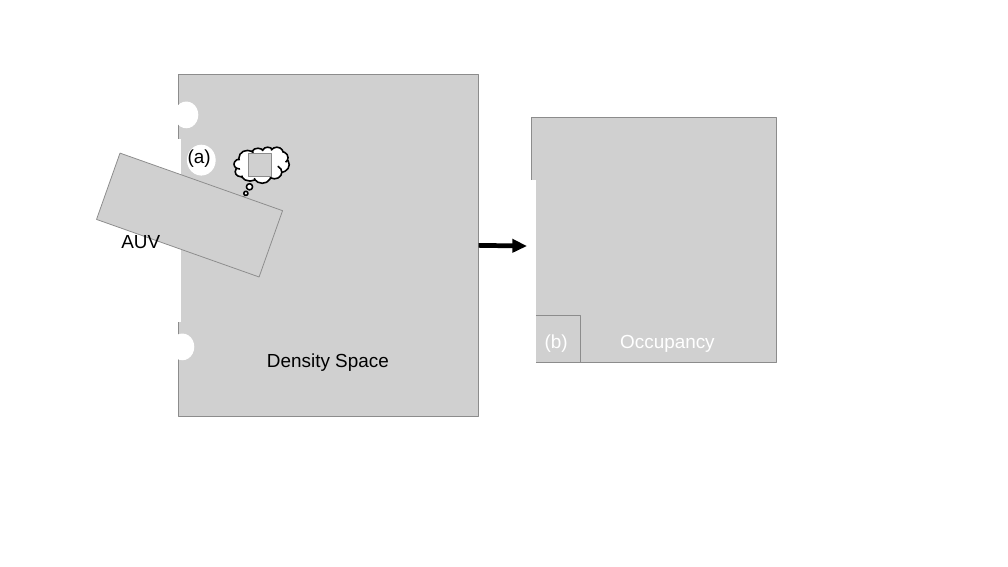
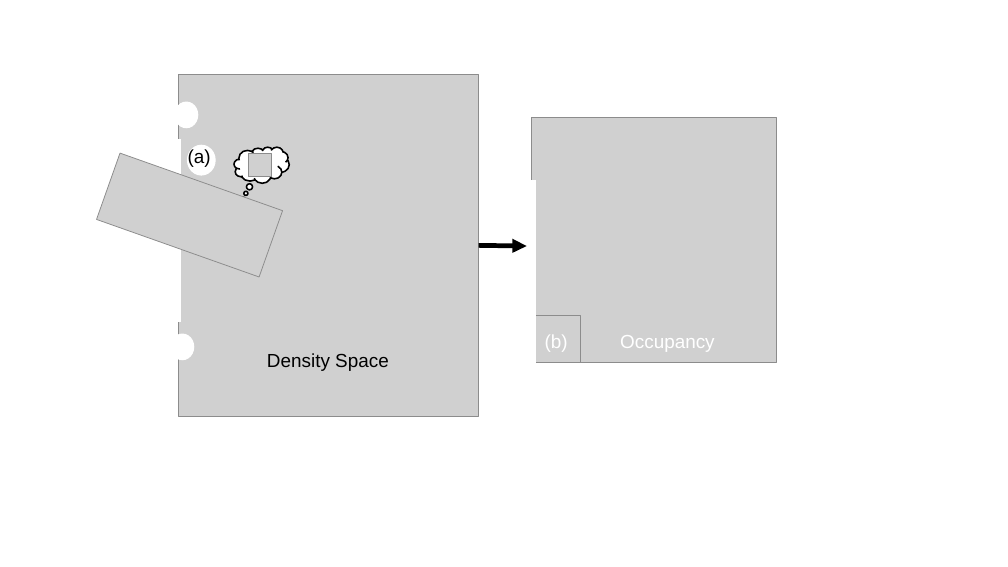
Before and after one commit to sriram-2502/mpc_cdf, a slide deck: slide 1 of figures/figures.pptx. Drawn at 1008x567 pixels with LibreOffice and Linux fonts; fonts in the diff are those of the drawing; grey boxes stand for pictures. Boxes give left, top, right and bottom in pixels: in the first picture for what was removed or moved away, otherwise in the second. Text is boxed around its words. In the diff, an @@ line names an element or a change of style, - is before the commit and + after.

```diff
--- a/figures/figures.pptx
+++ b/figures/figures.pptx
@@ text removed at box(121, 234, 160, 249) @@
-AUV
```
Also in this commit, not shown: 8 other files.
